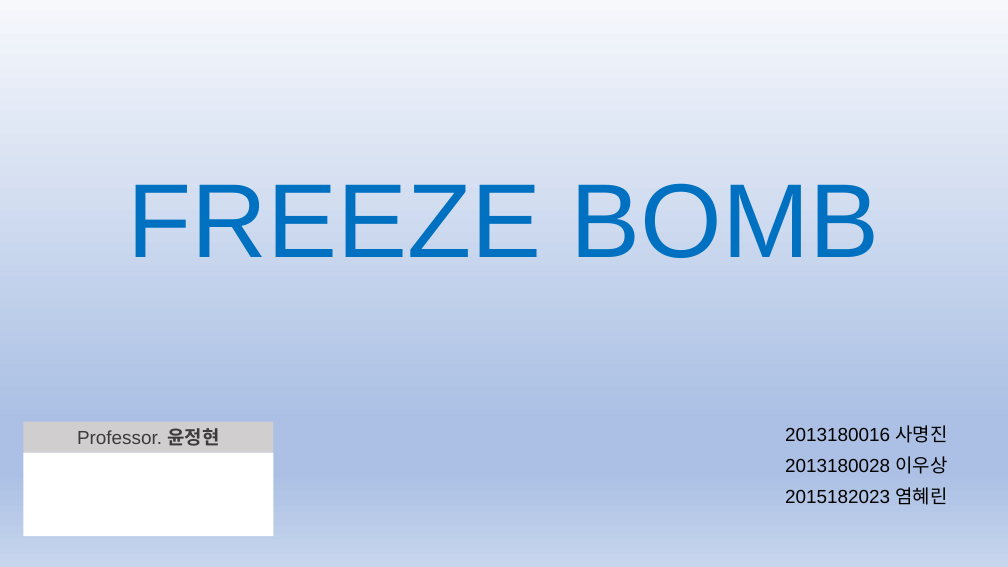
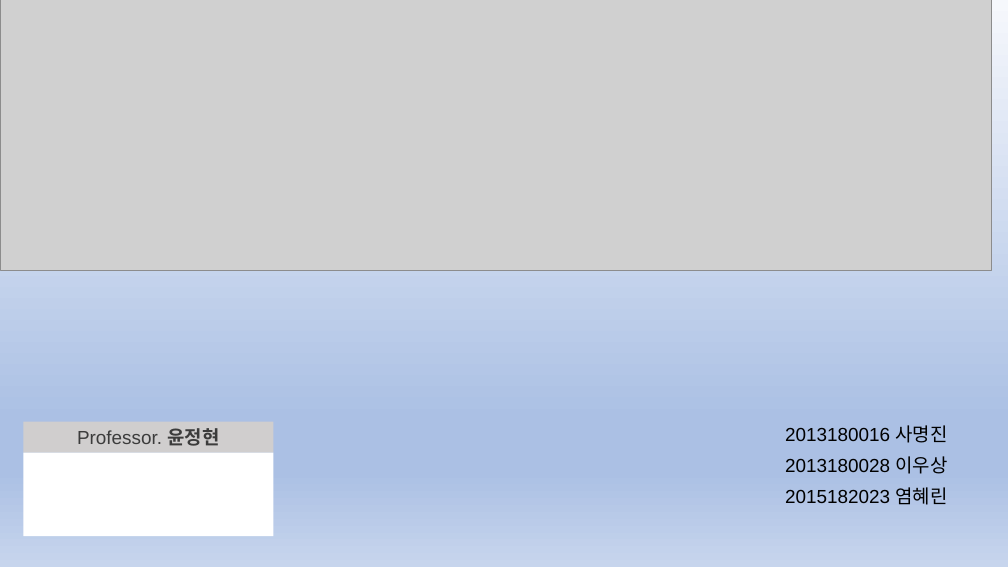
Before and after one commit to myoungjinSa/Capstone_Design_TeamProject, a slide deck: slide 1 of ~181226발표준비/중간발표 피피티.pptx. Drawn at 1008x567 pixels with LibreOffice and Linux fonts; fonts in the diff are those of the drawing; grey boxes stand for pictures. Boxes give left, top, right and bottom in pixels: in the first picture for what was removed or moved away, otherwise in the second. Text is boxed around its words. In the diff, an @@ line names an element or a change of style, - is before the commit and + after.

```diff
--- a/~181226발표준비/중간발표 피피티.pptx
+++ b/~181226발표준비/중간발표 피피티.pptx
@@ picture added at (x1=0, y1=0, x2=991, y2=270) @@
@@ title removed at (x1=128, y1=183, x2=880, y2=258) @@
-FREEZE BOMB
```
Also in this commit, not shown: 2 other slides changed, 7 other files.
